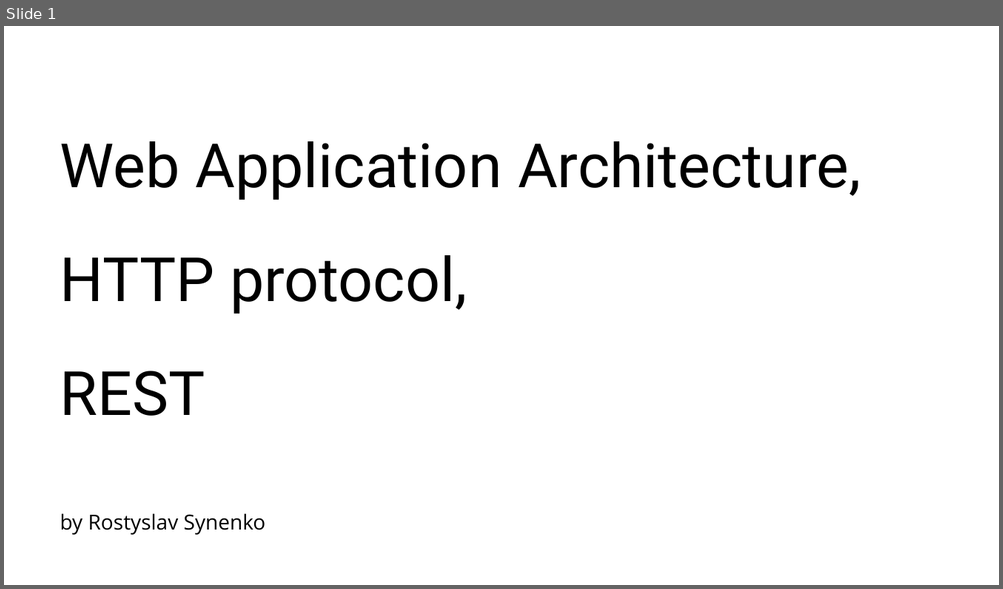
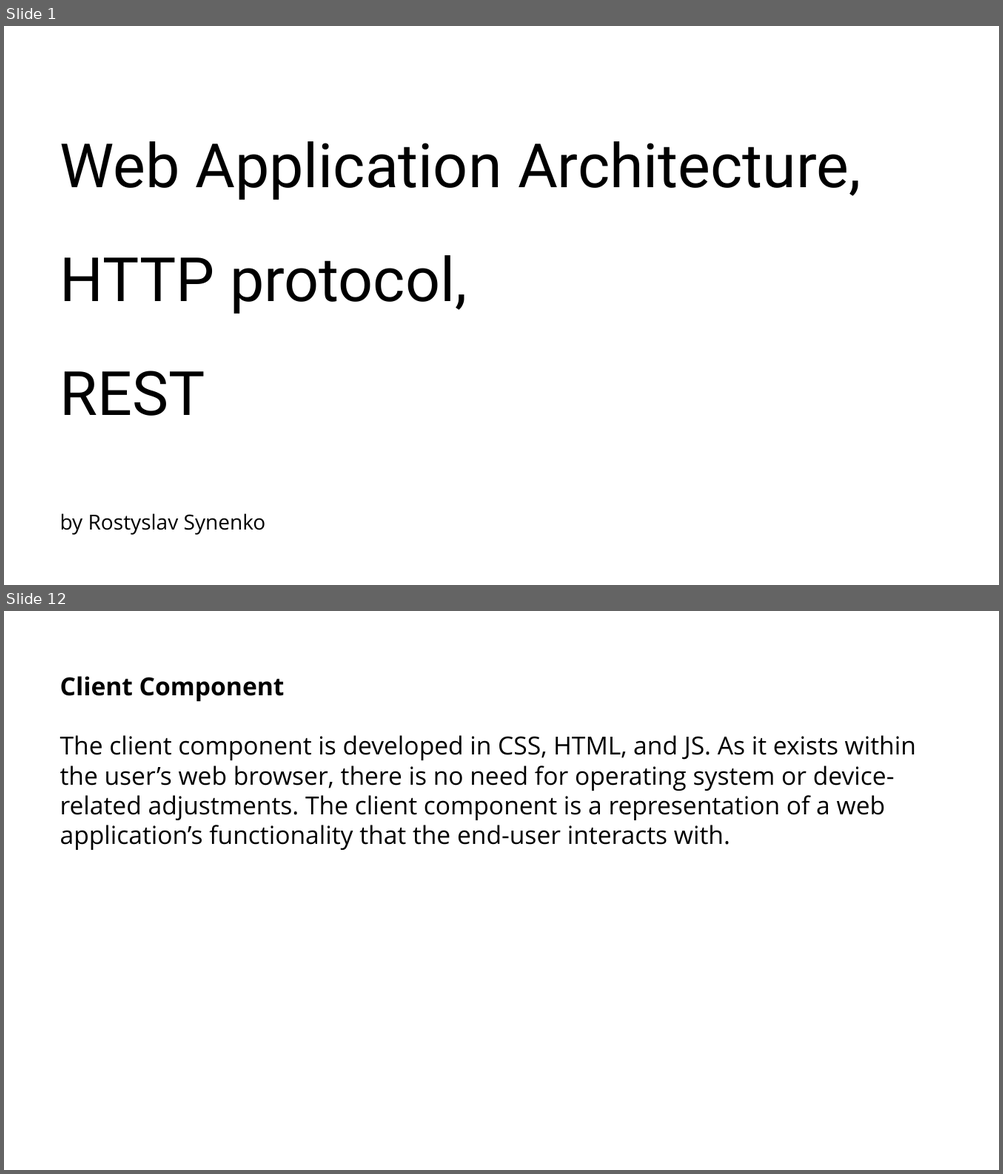
Before and after one commit to RostyslavSynenko/Lv-469.NodeJS, a slide deck: presentations/Web Application Architecture, HTTP protocol, REST.pptx. Shown one above the other, each under a label of ours: slide 1 before the commit, slides 1 and 12 after it; the slides between them are not shown. The pictures are 1003x589 and 1003x1174 pixels, drawn with LibreOffice and Linux fonts; fonts in the diff are those of the drawing; background and template pictures are left out. Boxes give left, top, right and bottom in pixels: in the first picture for what was removed or moved away, otherwise in the second. Text is boxed around its words. In the diff, an @@ line names an element or a change of style, - is before the commit and + after.

```diff
--- a/presentations/Web Application Architecture, HTTP protocol, REST.pptx
+++ b/presentations/Web Application Architecture, HTTP protocol, REST.pptx
@@ slide 12 added at <box>4,611,999,1170</box>, background #FFFFFF @@
@@ title added at <box>60,676,916,850</box>, 24 pt, text #000000 @@
+Client Component
+The client component is developed in CSS, HTML, and JS. As it exists within the user’s web browser, there is no need for operating system or device-related adjustments. The client component is a representation of a web application’s functionality that the end-user interacts with.
```
Also in this commit, not shown: 3 slides changed, 41 other slides added, 3 slides removed, 2 other files.
